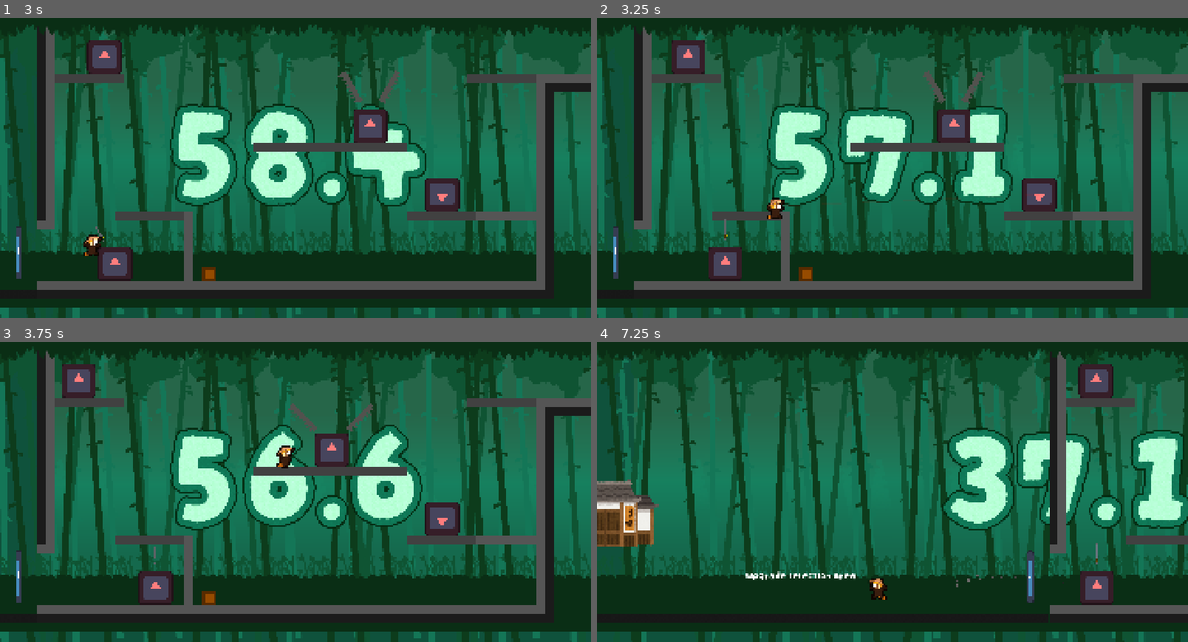
Above: before the commit, frames 1-4 (two rows, left to right).
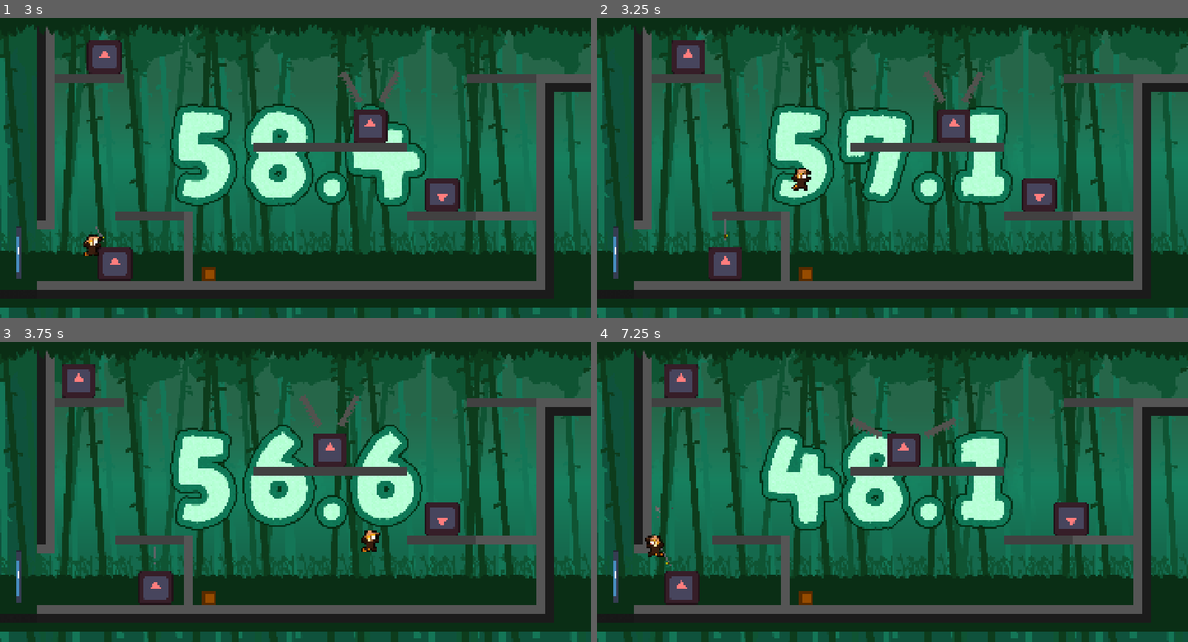
Above: after the commit, the same moments.

Repository: Tyrannicodin/GMTK-jam-2026
Game: Godot game, scene res://game/game.tscn
Two runs of this game, one before a commit and one after it. Both use one fixed random seed, a clock stepped at 60 frames per second and the inputs below. This scene is started directly instead of the project's main scene. The engine's default icon, where the game draws it, is replaced by a stand-in: a white triangle on a blue panel in a dark square.
Inputs (mouse positions are in pixels of both pictures, inside the frame that each line leads up to):
- Up to frame 1 (3 s): move the mouse to (425, 135) at 0.52 s; hold D (right) 0.53-2.03 s; click (425, 135) at 0.6 s; tap Space (jump) at 0.77, 1.07, 1.52, 1.82, 2.3, 2.85 s; tap C (dash) at 0.8, 1.35 s; move the mouse to (177, 168) at 1.27 s; tap Shift (special) at 1.55, 2.1 s; move the mouse to (354, 78) at 2.02 s; hold A (left) 2.03-2.78 s; move the mouse to (265, 219) at 2.77 s; hold D (right) from 2.78 s (still down)
- Up to frame 2 (3.25 s): keep holding D (right); tap Space (jump) at 3.02 s; click (862, 219) at 3.05 s
- Up to frame 3 (3.75 s): keep holding D (right); tap Space (jump) at 3.32 s; move the mouse to (472, 525) at 3.52 s; click (472, 525) at 3.6 s
- Up to frame 4 (7.25 s): tap Space (jump) at 3.77, 4.07, 4.52, 4.82, 5.3, 6.02, 6.32, 6.77, 7.07 s; tap C (dash) at 3.8, 4.35, 6.8 s; move the mouse to (715, 426) at 4.27 s; release D (right) at 4.28 s; hold A (left) 4.28-5.03 s; tap Shift (special) at 4.55, 5.85 s; move the mouse to (922, 477) at 5.02 s; hold D (right) 5.03-5.78 s; tap E (interact) at 5.1 s; click (922, 477) at 5.17 s; move the mouse to (803, 393) at 5.77 s; hold A (left) from 5.78 s (still down); click (803, 393) at 6.05 s; move the mouse to (1022, 459) at 6.52 s; click (1022, 459) at 6.6 s

Frame 1 is identical in both runs. In frame 2, 0.3% of the frame differs, in the area x 28-37%, y 50-67%; in frame 3, 1.0%; in frame 4, 42%, in the area x 0-100%, y 2-100%.

Commit message:
Fix Pounce 2

Diff:
--- a/game/player/player.gd
+++ b/game/player/player.gd
@@ -85,8 +85,6 @@
 
 func _physics_process(delta):
 	%InputBuffer.check_inputs()
-
-	just_jumped = false
 
 	dash_timer -= delta
 	jutsu_timer -= delta
@@ -116,6 +114,7 @@
 		flight_time = 0
 		dashed_since_left_ground = false
 		jumped_to_leave_ground = false
+		just_jumped = false
 		time_on_ground += delta
 		if diving:
 			diving = false
@@ -123,6 +122,8 @@
 	else:
 		flight_time += delta
 		time_on_ground = 0
+		if flight_time > COYOTE_TIME:
+			just_jumped = false
 
 	# Handle interactions.
 	if Input.is_action_just_pressed("interact"):
@@ -158,6 +159,9 @@
 		elif just_jumped and (%InputBuffer.is_combo_just_pressed(["left", "attack"], "attack") or %InputBuffer.is_combo_just_pressed(["right", "attack"], "attack")):
 			if flight_time < COYOTE_TIME:
 				pounce()
+			pounce()
+		elif %InputBuffer.is_just_pressed("attack"):
+			attack()
 
 	if dash_timer <= 0 and not diving:
 		var direction = %InputBuffer.get_axis("left", "right")
@@ -282,9 +286,13 @@
 	velocity -= Vector2(x/nf, y/nf) * 1000
 	# Fire Bird Projectile in the input direction (8-directional)
 
+func attack():
+	pass # Basic Attack
+
 func dash_attack():
 	pass
 
 func pounce():
-	velocity *= 1.2
-	# Single Target, 10 damage on hit. For some reason, this only works when you hit jump after so keep that in mind while doing VFX.
+	velocity.y *= 1.2
+	velocity.x *= 1.1
+	# Single Target, 10 damage on hit.
